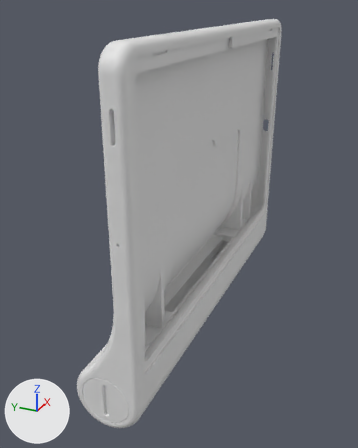
A saved change to the glTF model public/models/kale-case.glb.
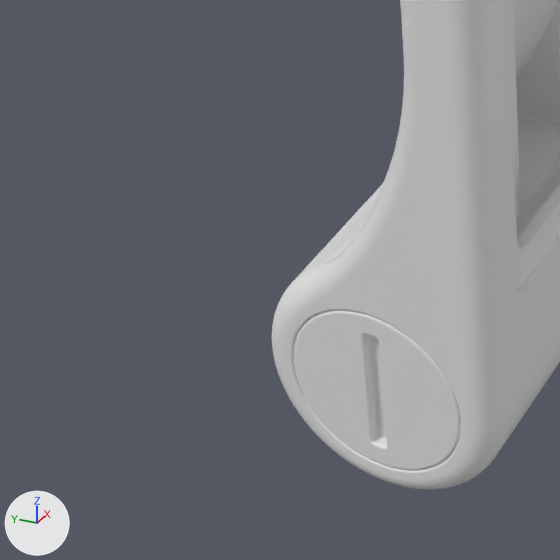
Each version is shown whole from a camera (50 mm lens) standing at (-305.0, -102.0, 224.0) and looking at (-16.0, 28.0, 79.0), then close up on the part from 0% to 44% of the width and 65% to 100% of the height. The axes (+X, +Y, +Z) are drawn at lower left. The lights are the same throughout. The first two pictures are the older version. Where no turn or scale is listed for an object, it has been applied to the vertices.

Names of what the first close-up shows: 'back-internal-cover', 'internal-frame', 'left-cap', 'plain-back-cover', 'plain-main-cover'.
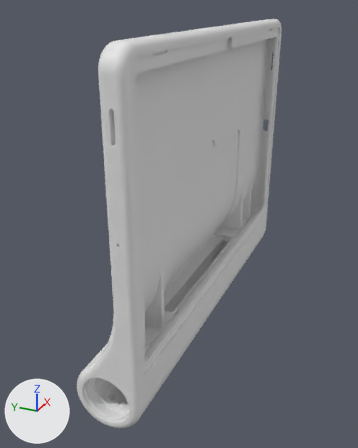
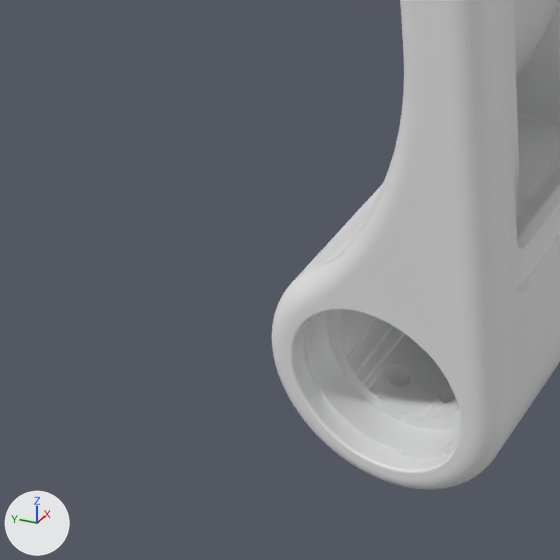
What differs and where, as boxes (x1, y1, x2, y2) in the close-ups (560 x 560 px):
```json
{"object": "left-cap", "change": "deleted", "before": [294, 310, 461, 470]}
{"object": "internal-frame", "change": "unchanged, uncovered by the edit", "before": [501, 0, 560, 343], "after": [303, 0, 560, 458]}
```

Edits to the scene script, one JSON object a line:
```json
{"op": "remove", "block": "ob_left_cap", "code": ["ob_left_cap = bpy.data.objects.new('left-cap', me_left_cap)", "ob_left_cap.location = (-128.0, 20.8, 20.8)"]}
```
